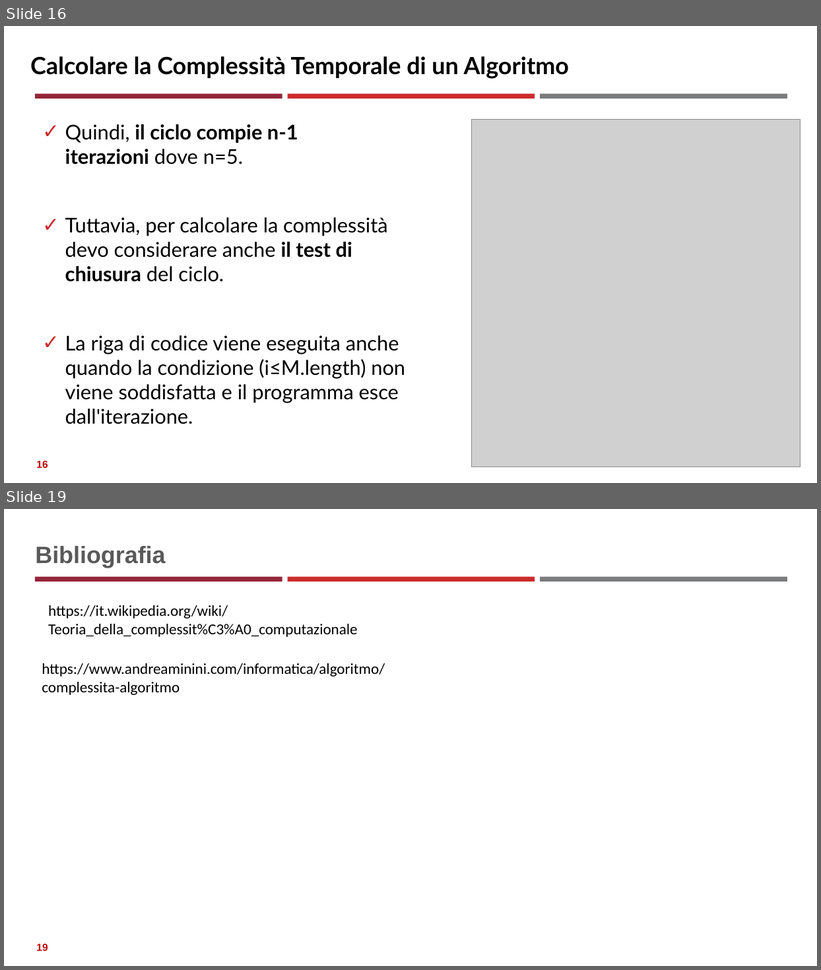
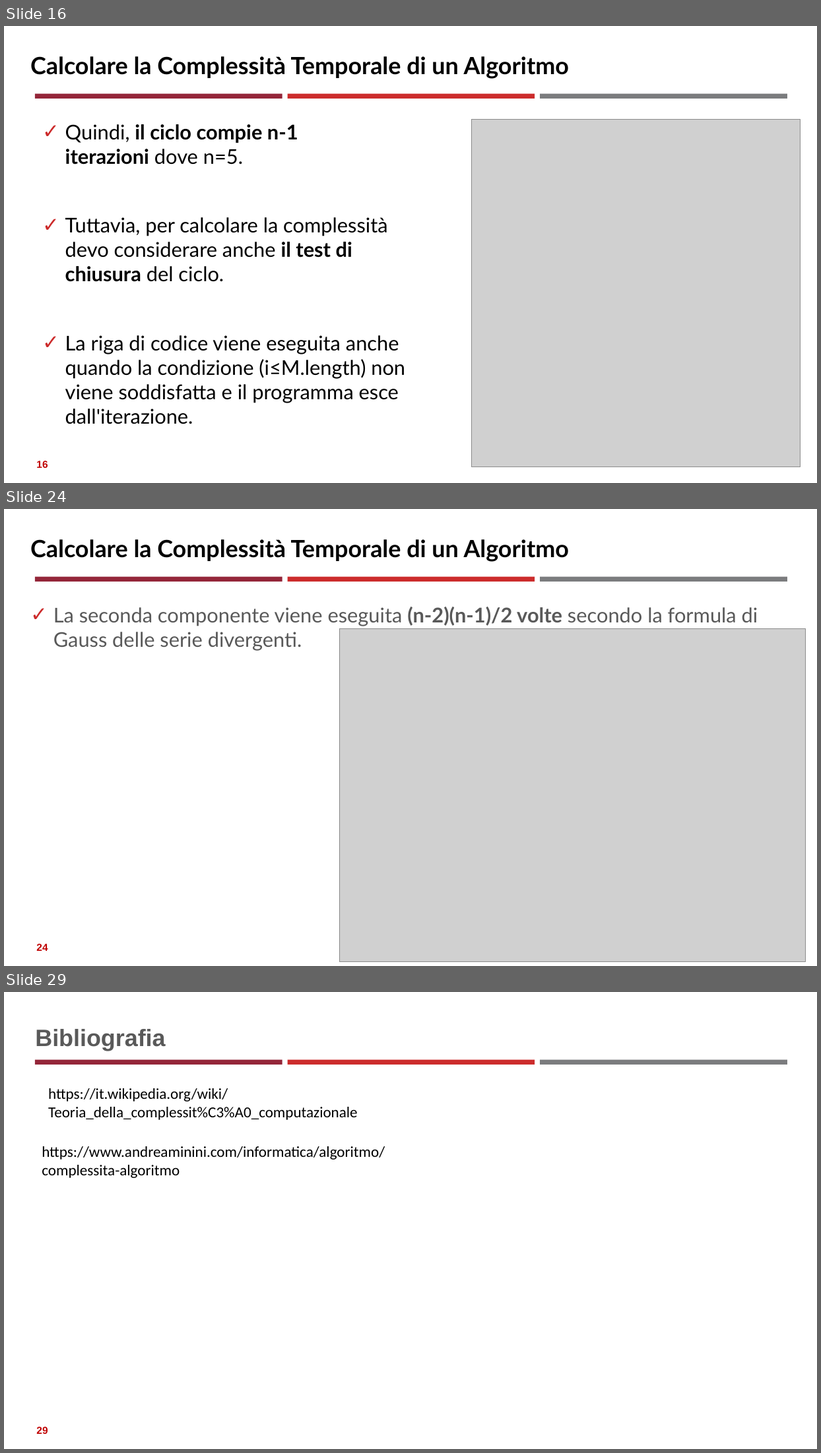
Before and after one commit to neural1977/data_science_interview_material, a slide deck: Assicurazioni/Complessità di algoritmi e problemi_ita.pptx. Shown one above the other, each under a label of ours: slides 16 and 19 before the commit, slides 16, 24 and 29 after it; the slides between them are not shown. The pictures are 821x970 and 821x1453 pixels, drawn with LibreOffice and Linux fonts; fonts in the diff are those of the drawing; grey boxes stand for pictures. Boxes give left, top, right and bottom in pixels: in the first picture for what was removed or moved away, otherwise in the second. Text is boxed around its words. In the diff, an @@ line names an element or a change of style, - is before the commit and + after.

```diff
--- a/Assicurazioni/Complessità di algoritmi e problemi_ita.pptx
+++ b/Assicurazioni/Complessità di algoritmi e problemi_ita.pptx
@@ slide 24 added at (4, 509, 817, 966), background #FFFFFF; not listed: 3 template elements that a slide beside it also shows @@
@@ text added at (30, 539, 570, 562), 28 pt, text #000000, bold @@
+Calcolare la Complessità Temporale di un Algoritmo
@@ text added at (54, 607, 758, 651), 24 pt, text #595959 @@
+✓ La seconda componente viene eseguita (n-2)(n-1)/2 volte secondo la formula di Gauss delle serie divergenti.
@@ picture added at (339, 628, 805, 962) @@
@@ page number added at (36, 944, 48, 951), 12 pt, text #C00000, bold @@
+24
@@ what was slide 19 is now slide 29 @@
@@ page number at (36, 1427, 48, 1434): text changed @@
-19
+29
```
Also in this commit, not shown: 1 slide changed, 9 other slides added, 4 other files.
